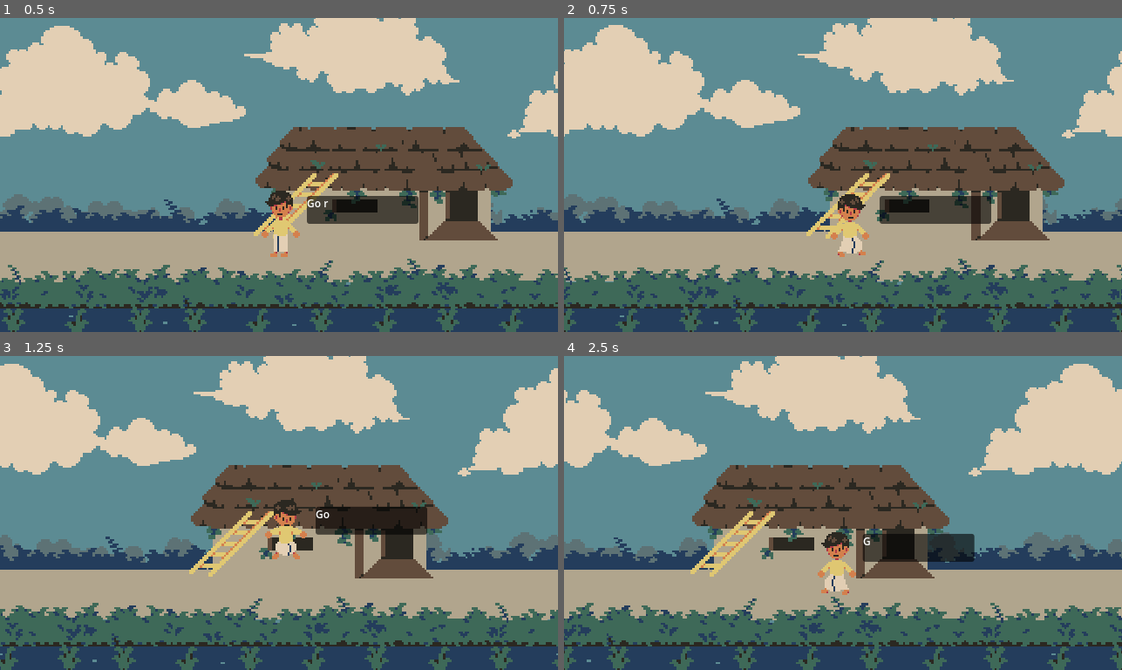
Above: before the commit, frames 1-4 (two rows, left to right).
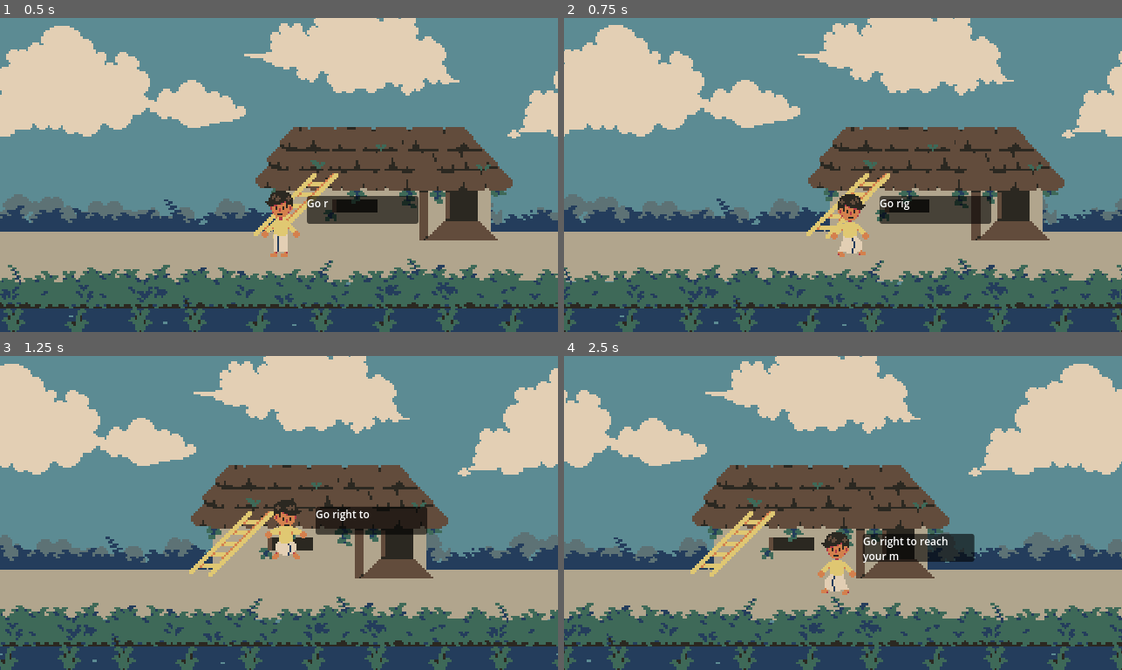
Above: after the commit, the same moments.

Repository: megaeonise/cst307_petni
Game: Godot game, scene res://scenes/test.tscn
Two runs of this game, one before a commit and one after it. Both use one fixed random seed, a clock stepped at 60 frames per second and the inputs below. Before the commit the project has no main scene; this scene is started directly in both runs.
Inputs:
- Up to frame 1 (0.5 s): no input
- Up to frame 2 (0.75 s): hold D (move_right) from 0.53 s (still down); tap F (mantra) at 0.6 s
- Up to frame 3 (1.25 s): keep holding D (move_right); tap Space (jump) at 0.77 s
- Up to frame 4 (2.5 s): tap Shift (dash) at 1.35 s; tap Space (jump) at 1.52 s; tap F (mantra) at 1.55, 2.1 s; release D (move_right) at 2.03 s; hold A (move_left) from 2.03 s (still down)

Frame 1 is identical in both runs. In frame 2, less than 0.1% of the frame differs, in the area x 56-63%, y 57-62%; in frame 3, less than 0.1%; in frame 4, 0.3%, in the area x 53-69%, y 57-66%.

Commit message:
game done, adding sound

Diff:
--- a/project.godot
+++ b/project.godot
@@ -11,6 +11,7 @@
 [application]
 
 config/name="petni"
+run/main_scene="uid://dfh6duy1rhrxa"
 config/features=PackedStringArray("4.4", "Forward Plus")
 config/icon="res://icon.svg"
 
--- a/scenes/canvas_modulate.gd
+++ b/scenes/canvas_modulate.gd
@@ -5,6 +5,7 @@
 var max_x = 0
 var max_x_divided = 0
 var rng = RandomNumberGenerator.new()
+var end = false
 # Called when the node enters the scene tree for the first time.
 func _ready() -> void:
 	pass # Replace with function body.
@@ -27,10 +28,14 @@
 
 
 func _on_lightning_timer_timeout() -> void:
-	if max_x>35000:
+	if max_x>35000 and !end:
 		if rng.randf()>1-max_x_divided/1.2:
 			print("?")
 			if rng.randf()>0.85:
 				print("flash")
 				set_color(Color(7,7,7,1))
-				flash.start(0.9)
+				flash.start(1.2)
+
+
+func _on_end_body_entered(body: Node2D) -> void:
+	end = true
--- /dev/null
+++ b/scenes/end.gd
@@ -0,0 +1,38 @@
+extends Area2D
+
+var becoming_vis = false
+@onready var black_box: Sprite2D = $Box
+@onready var TextSpeed: Timer = $TextSpeed
+@onready var TextLabel: RichTextLabel = $RichTextLabel
+var max_chars = 1000
+var current_alpha = 0
+
+# Called when the node enters the scene tree for the first time.
+func _ready() -> void:
+	TextLabel.visible_characters = 0
+
+
+# Called every frame. 'delta' is the elapsed time since the previous frame.
+func _process(delta: float) -> void:
+	print(current_alpha)
+	if current_alpha < 1:
+		current_alpha = black_box.get_modulate().a
+	if becoming_vis and current_alpha<1:
+		black_box.set_modulate(Color(1,1,1,current_alpha+0.5*delta))
+	if current_alpha>1 and current_alpha!=1.2:
+		print("hello")
+		current_alpha = 1.2
+		TextSpeed.start(0.1)
+
+
+
+func _on_body_entered(body: Node2D) -> void:
+	becoming_vis = true
+	black_box.set_visible(true)
+
+
+
+
+func _on_text_speed_timeout() -> void:
+	if TextLabel.visible_characters<max_chars:
+		TextLabel.visible_characters += 1
--- a/scenes/player.tscn
+++ b/scenes/player.tscn
@@ -330,6 +330,9 @@
 [node name="Sanity" parent="." instance=ExtResource("8_ur7pv")]
 metadata/_edit_lock_ = true
 
+[node name="LightningTimer" parent="Sanity" index="1"]
+wait_time = 2.0
+
 [node name="Panel" type="Panel" parent="."]
 self_modulate = Color(0, 0, 0, 1)
 offset_left = 32.0
--- a/scenes/player_dialogue.gd
+++ b/scenes/player_dialogue.gd
@@ -7,7 +7,7 @@
 @export var textspeed = 0.2
 @export var char_per_tick = 1
 @export var max_chars = 35
-var text_array = ["Bhoot amar poot, petni amar jhee", "Press F to recite mantra", "Hold Shift to run", "Go right to reach your uncle's home"]
+var text_array = ["Bhoot amar poot, petni amar jhee", "Press F to recite mantra", "Hold Shift to run", "Go right to reach your mama's home"]
 var tutorial = false
 
 # Called when the node enters the scene tree for the first time.
@@ -20,7 +20,15 @@
 func _process(delta: float) -> void:
 	#Mantra
 	visible_characters = chars
-	if Input.is_action_just_pressed("mantra") or tutorial:
+	if Input.is_action_just_pressed("mantra") and get_text()==text_array[0]:
+		print(text)
+		chars = 0
+		panel.set_visible(true)
+		TextSpeed.start(textspeed)
+		if tutorial:
+			tutorial = false
+			textspeed = textspeed*2
+	if tutorial:
 		print(text)
 		chars = 0
 		panel.set_visible(true)
--- a/scenes/test.tscn
+++ b/scenes/test.tscn
@@ -18,6 +18,8 @@
 [ext_resource type="Script" uid="uid://cp1kppj4oa1a6" path="res://scenes/petni_text.gd" id="9_yk7ts"]
 [ext_resource type="SpriteFrames" uid="uid://c5oyy1smenx63" path="res://scenes/petni.tres" id="14_xrtyr"]
 [ext_resource type="Texture2D" uid="uid://bu6dv1cu8kqve" path="res://assets/foreground.png" id="18_kay4s"]
+[ext_resource type="Script" uid="uid://d1tg2q1r3qvym" path="res://scenes/end.gd" id="19_c6rvn"]
+[ext_resource type="Texture2D" uid="uid://d3ohmdfdhgv3j" path="res://assets/boc_rikt.png" id="20_n74k2"]
 
 [sub_resource type="TileSetAtlasSource" id="TileSetAtlasSource_spi1c"]
 texture = ExtResource("7_pn65j")
@@ -93,6 +95,9 @@
 normal = Vector2(1, 0)
 distance = -136.0
 
+[sub_resource type="RectangleShape2D" id="RectangleShape2D_si7kk"]
+size = Vector2(344, 160)
+
 [node name="Node2D" type="Node2D"]
 metadata/_edit_vertical_guides_ = [3000.0]
 
@@ -318,6 +323,34 @@
 position = Vector2(-184, 80)
 shape = SubResource("WorldBoundaryShape2D_lpvoh")
 debug_color = Color(0.766217, 0.166117, 1, 0.42)
+
+[node name="End" type="Area2D" parent="."]
+position = Vector2(80000, 0)
+script = ExtResource("19_c6rvn")
+
+[node name="CollisionShape2D" type="CollisionShape2D" parent="End"]
+position = Vector2(88, 8)
+shape = SubResource("RectangleShape2D_si7kk")
+
+[node name="Box" type="Sprite2D" parent="End"]
+visible = false
+modulate = Color(1, 1, 1, 0)
+position = Vector2(31.9975, 36)
+scale = Vector2(82.4998, 40.25)
+texture = ExtResource("20_n74k2")
+
+[node name="RichTextLabel" type="RichTextLabel" parent="End"]
+modulate = Color(2, 2, 2, 1)
+offset_left = -320.0
+offset_top = -56.0
+offset_right = 96.0
+offset_bottom = 64.0
+text = "Congratulations.
+You have reached your mama's home. "
+horizontal_alignment = 1
+vertical_alignment = 1
+
+[node name="TextSpeed" type="Timer" parent="End"]
 
 [connection signal="body_entered" from="ParallaxBg/PetniBanyan/PetniTrigger" to="ParallaxBg/PetniBanyan" method="_on_petni_trigger_body_entered"]
 [connection signal="body_entered" from="ParallaxBg/PetniBanyan/PetniTrigger" to="ParallaxBg/Player" method="_on_petni_trigger_body_entered"]
@@ -331,6 +364,10 @@
 [connection signal="body_entered" from="ParallaxBg/Tutorial" to="ParallaxBg/Player/Panel/RichTextLabel" method="_on_tutorial_body_entered"]
 [connection signal="body_entered" from="ParallaxBg/Tutorial2" to="ParallaxBg/Player/Panel/RichTextLabel" method="_on_tutorial_2_body_entered"]
 [connection signal="body_entered" from="ParallaxBg/Tutorial3" to="ParallaxBg/Player/Panel/RichTextLabel" method="_on_tutorial_3_body_entered"]
+[connection signal="body_entered" from="End" to="ParallaxBg/Player" method="_on_end_body_entered"]
+[connection signal="body_entered" from="End" to="ParallaxBg/Player/Sanity" method="_on_end_body_entered"]
+[connection signal="body_entered" from="End" to="End" method="_on_body_entered"]
+[connection signal="timeout" from="End/TextSpeed" to="End" method="_on_text_speed_timeout"]
 
 [editable path="ParallaxBg/Player"]
 [editable path="ParallaxBg/Player/Sanity"]
--- a/scripts/player.gd
+++ b/scripts/player.gd
@@ -320,3 +320,10 @@
 
 func _on_sanity_drain_timeout() -> void:
 	sanity -= 2
+
+
+func _on_end_body_entered(body: Node2D) -> void:
+	sanity_drain_timer.stop()
+	sanity = 100
+	control = false
+	velocity = Vector2.ZERO
Not shown, added: scenes/end.gd.uid
Not shown: 1 places in scenes/test.tscn that only renumber resources
